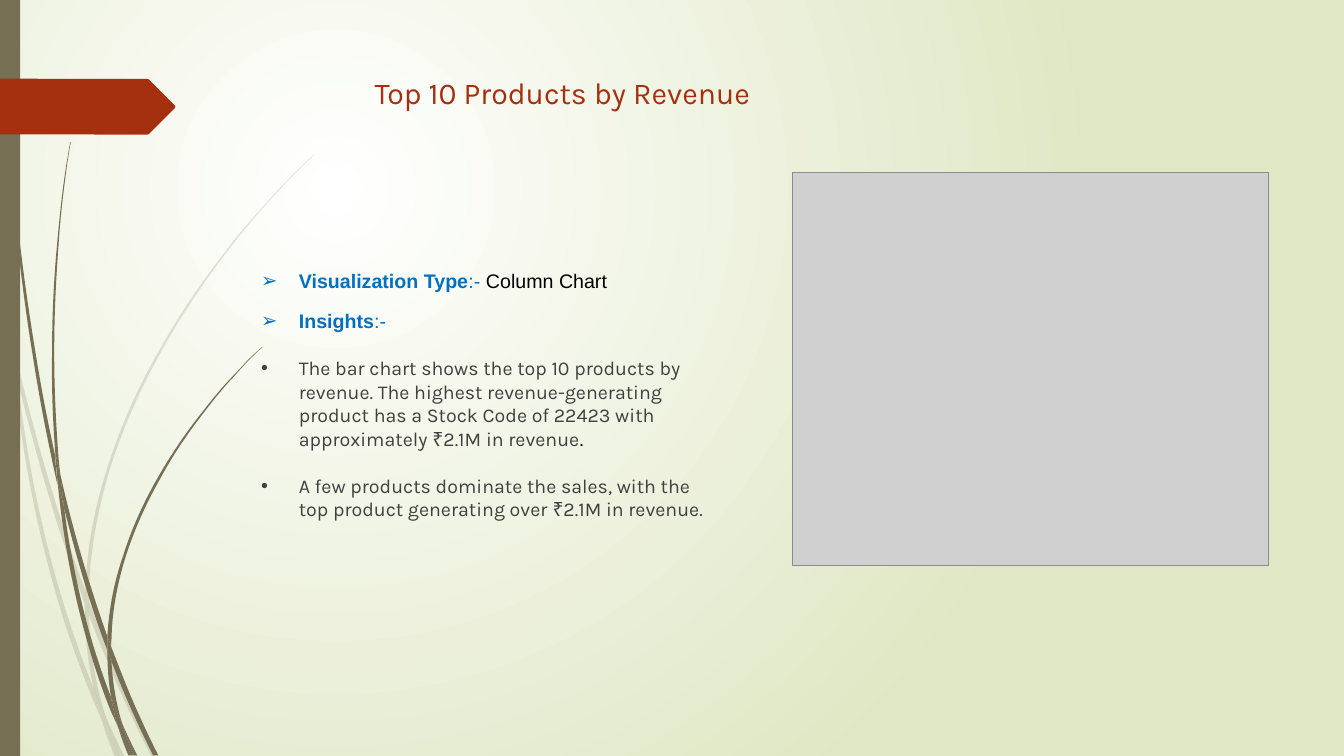
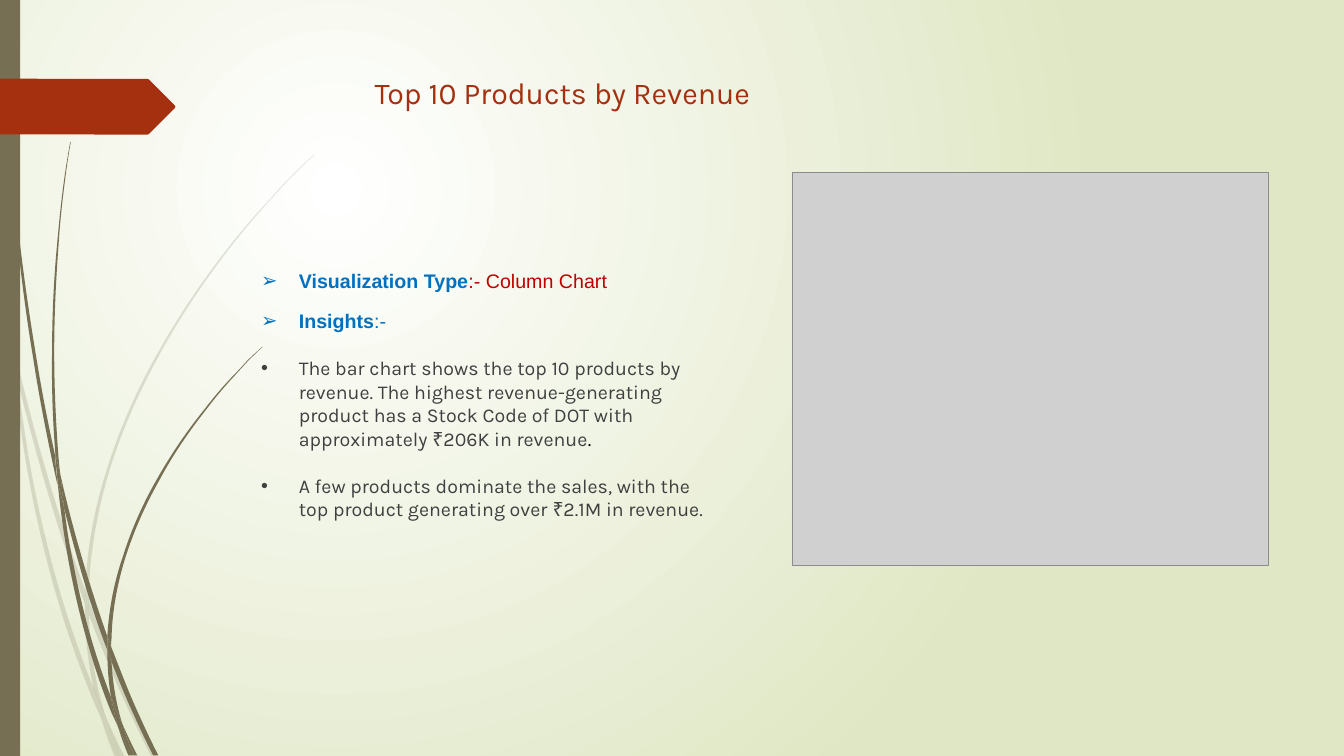
Before and after one commit to hemantg111/LearnKnowD, a slide deck: slide 7 of LearnKnowD Sales Analysis.pptx (slide 6 before the commit). Drawn at 1344x756 pixels with LibreOffice and Linux fonts; fonts in the diff are those of the drawing; grey boxes stand for pictures. Boxes give left, top, right and bottom in pixels: in the first picture for what was removed or moved away, otherwise in the second. Text is boxed around its words. In the diff, an @@ line names an element or a change of style, - is before the commit and + after.

```diff
--- a/LearnKnowD Sales Analysis.pptx
+++ b/LearnKnowD Sales Analysis.pptx
@@ text at (299, 273, 607, 292): text colour #0070C0 to #C00000 in "Type:-"; text colour #000000 to #C00000 in "Column Chart" @@
@@ text at (299, 361, 681, 451): text changed @@
-• The bar chart shows the top 10 products by revenue. The highest revenue-generating product has a Stock Code of 22423 with approximately ₹2.1M in revenue.
+• The bar chart shows the top 10 products by revenue. The highest revenue-generating product has a Stock Code of DOT with approximately ₹206K in revenue.
```
Also in this commit, not shown: 4 other slides changed, 1 slide added.
